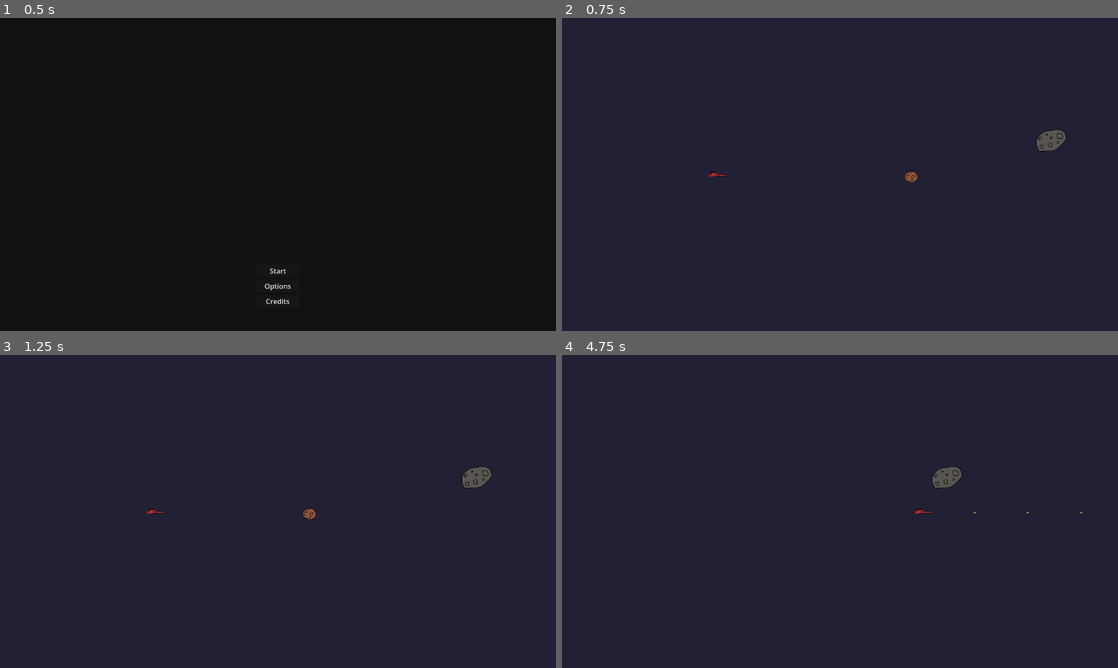
Above: before the commit, frames 1-4 (two rows, left to right).
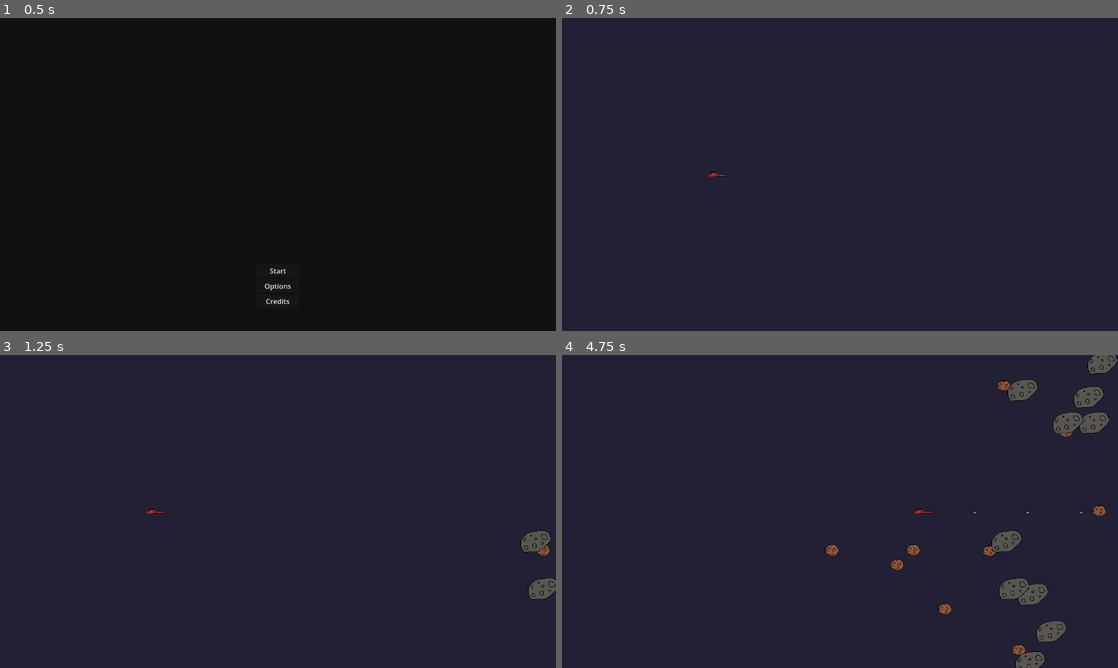
Above: after the commit, the same moments.

Repository: Chovz/mini-jam-203-flow
Game: Godot game, scene res://Scenes/Logic/game_manager.tscn
Same seed, same stepped clock (60 frames per second), same inputs: the game is played once before the commit and once after it.
Inputs:
- Up to frame 1 (0.5 s): no input
- Up to frame 2 (0.75 s): click "Start" at 0.5 s
- Up to frame 3 (1.25 s): no input
- Up to frame 4 (4.75 s): hold D (Move_Right) 1.28-2.03 s; hold J (Attack) 1.28-2.03 s; hold S (Move_Down) 2.03-2.78 s; tap J (Attack) at 2.1, 3.6 s; hold D (Move_Right) 2.78-3.53 s; hold J (Attack) 2.78-3.53 s; hold W (Move_Up) 3.53-4.28 s; hold A (Move_Left) from 4.28 s (still down); hold J (Attack) from 4.28 s (still down)

Frame 1 is identical in both runs. In frame 2, 0.3% of the frame differs, in the area x 61-91%, y 35-53%; in frame 3, 0.9%; in frame 4, 3.5%, in the area x 47-100%, y 0-100%.

Commit message:
Meteor generator implemented

Diff:
--- a/Scenes/Game/Levels/test_space.tscn
+++ b/Scenes/Game/Levels/test_space.tscn
@@ -1,8 +1,7 @@
 [gd_scene format=3 uid="uid://bi4ivceciskg3"]
 
 [ext_resource type="PackedScene" uid="uid://dopbjjntrfh5c" path="res://Scenes/Game/Player/space_ship.tscn" id="1_ofkt3"]
-[ext_resource type="PackedScene" uid="uid://bfwe5xhtdap06" path="res://Scenes/Game/Obstacles/small_meteor.tscn" id="2_okom5"]
-[ext_resource type="PackedScene" uid="uid://nx7fdeittyb2" path="res://Scenes/Game/Obstacles/extra_large_meteor.tscn" id="3_wuhso"]
+[ext_resource type="PackedScene" uid="uid://byswvchemdn4b" path="res://Scenes/Game/Obstacles/meteor_spawner.tscn" id="2_okom5"]
 
 [node name="TestSpace" type="Node2D" unique_id=247367067]
 
@@ -18,8 +17,6 @@
 [node name="CharacterBody2D" parent="." unique_id=2026670046 instance=ExtResource("1_ofkt3")]
 position = Vector2(-282, 0)
 
-[node name="small_meteor" parent="." unique_id=537986293 instance=ExtResource("2_okom5")]
-position = Vector2(196, 5)
-
-[node name="extra_large_meteor" parent="." unique_id=1027788667 instance=ExtResource("3_wuhso")]
-position = Vector2(498, -78)
+[node name="meteor_spawner" parent="." unique_id=646475727 instance=ExtResource("2_okom5")]
+position = Vector2(626, 2)
+time_between_spawns = 0.2
--- a/Scenes/Game/Obstacles/extra_large_meteor.tscn
+++ b/Scenes/Game/Obstacles/extra_large_meteor.tscn
@@ -43,5 +43,8 @@
 rotation = 1.5707964
 shape = SubResource("CapsuleShape2D_oc5wl")
 
+[node name="VisibleOnScreenNotifier2D" type="VisibleOnScreenNotifier2D" parent="." unique_id=962854966]
+
 [connection signal="area_entered" from="." to="." method="_on_meteor_damage_area_entered"]
 [connection signal="area_entered" from="BulletHitbox" to="." method="_on_bullet_hitbox_area_entered"]
+[connection signal="screen_exited" from="VisibleOnScreenNotifier2D" to="." method="_on_visible_on_screen_notifier_2d_screen_exited"]
--- /dev/null
+++ b/Scenes/Game/Obstacles/meteor_spawner.tscn
@@ -0,0 +1,19 @@
+[gd_scene format=3 uid="uid://byswvchemdn4b"]
+
+[ext_resource type="Script" uid="uid://pf1fvyg5iayc" path="res://Scripts/Game/Obstacles/meteor_spawner.gd" id="1_rxr4o"]
+
+[sub_resource type="RectangleShape2D" id="RectangleShape2D_rxr4o"]
+size = Vector2(10, 700)
+
+[node name="meteor_spawner" type="Area2D" unique_id=646475727]
+script = ExtResource("1_rxr4o")
+enabled = true
+time_between_spawns = 0.2
+extra_large_meteor_percentage = 50.0
+
+[node name="spawn_rate_timer" type="Timer" parent="." unique_id=76004506]
+
+[node name="spawn_area" type="CollisionShape2D" parent="." unique_id=1975869283]
+shape = SubResource("RectangleShape2D_rxr4o")
+
+[connection signal="timeout" from="spawn_rate_timer" to="." method="_on_spawn_rate_timer_timeout"]
--- a/Scenes/Game/Obstacles/small_meteor.tscn
+++ b/Scenes/Game/Obstacles/small_meteor.tscn
@@ -37,5 +37,8 @@
 [node name="MeteorBulletCollisionShape" type="CollisionShape2D" parent="BulletHitbox" unique_id=1555004645]
 shape = SubResource("CircleShape2D_lgj8q")
 
+[node name="VisibleOnScreenNotifier2D" type="VisibleOnScreenNotifier2D" parent="." unique_id=1883826943]
+
 [connection signal="area_entered" from="." to="." method="_on_meteor_damage_area_entered"]
 [connection signal="area_entered" from="BulletHitbox" to="." method="_on_bullet_hitbox_area_entered"]
+[connection signal="screen_exited" from="VisibleOnScreenNotifier2D" to="." method="_on_visible_on_screen_notifier_2d_screen_exited"]
--- a/Scripts/Game/Obstacles/extra_large_meteor.gd
+++ b/Scripts/Game/Obstacles/extra_large_meteor.gd
@@ -1,4 +1,4 @@
-extends meteor
+extends Meteor
 
 const METEOR_SPAWN_OFFSET = 10
 const LOWER_ANGLE_LIMIT = -0.5
@@ -14,7 +14,6 @@
 	health = health - damage
 
 	if health <= 0:
-		print("Spawn?")
 		var small_meteor_1 = Global.SMALL_METEOR.instantiate()
 		var small_meteor_2 = Global.SMALL_METEOR.instantiate()
 
@@ -29,3 +28,7 @@
 		get_tree().current_scene.add_child(small_meteor_2)
 
 		queue_free()
+
+
+func _on_visible_on_screen_notifier_2d_screen_exited():
+	queue_free()
--- a/Scripts/Game/Obstacles/meteor.gd
+++ b/Scripts/Game/Obstacles/meteor.gd
@@ -1,4 +1,4 @@
-class_name meteor extends Area2D
+class_name Meteor extends Area2D
 
 var speed = 2
 var health = 100
--- /dev/null
+++ b/Scripts/Game/Obstacles/meteor_spawner.gd
@@ -0,0 +1,49 @@
+extends Node2D
+
+@export var enabled : bool = false
+@export_range(0.01, 10.0, 0.01, "suffix:s") var time_between_spawns : float = 1.0
+
+@export var spawn_area : CollisionShape2D
+@onready var spawn_rate_timer = $spawn_rate_timer
+
+@export_subgroup("Enemy spawns")
+@export var small_meteor : bool = true
+@export var small_meteor_percentage : float = 100.0
+@export var extra_large_meteor : bool = true
+@export var extra_large_meteor_percentage : float = 10.0
+
+var rng = RandomNumberGenerator.new()
+
+func _ready():
+	spawn_rate_timer.wait_time = time_between_spawns
+	spawn_area = $spawn_area
+	if enabled:
+		spawn_rate_timer.start()
+
+func _on_spawn_rate_timer_timeout():
+		if enabled:# and Global.game_manager.spawn_enemies_enabled:
+			var meteor : Meteor = generate_random_meteor()
+			meteor.position = generate_random_position_in_spawner()
+			add_sibling(meteor)
+			#Global.game_manager.current_world_2d_scene.add_child(enemy)
+
+func generate_random_meteor() -> Meteor:
+	var randomNumber = rng.randf_range(0.0, 100.0)
+
+	var meteor : Meteor
+
+	if extra_large_meteor and randomNumber < extra_large_meteor_percentage:
+		meteor = Global.EXTRA_LARGE_METEOR.instantiate()
+		print("Large")
+	elif small_meteor and randomNumber < small_meteor_percentage:
+		meteor = Global.SMALL_METEOR.instantiate()
+		print("small")
+
+	return meteor
+
+func generate_random_position_in_spawner() -> Vector2:
+	var rect : Rect2 = spawn_area.shape.get_rect()
+	var x = randi_range(rect.position.x, rect.position.x + rect.size.x)
+	var y = randi_range(rect.position.y, rect.position.y + rect.size.y)
+	var rand_point = global_position + Vector2(x,y)
+	return rand_point
--- a/Scripts/Game/Obstacles/small_meteor.gd
+++ b/Scripts/Game/Obstacles/small_meteor.gd
@@ -1,5 +1,9 @@
-extends meteor
+extends Meteor
 
 func _ready():
 	speed = 3
 	health = 100
+
+
+func _on_visible_on_screen_notifier_2d_screen_exited():
+	queue_free()
--- a/Scripts/Logic/game_manager.gd
+++ b/Scripts/Logic/game_manager.gd
@@ -17,6 +17,7 @@
 var in_game_seconds_passed : int = 0
 var score : float = 0
 var timePassed : int = 0
+#var spawn_enemies_enabled : bool = true
 
 func _ready():
 	Global.game_manager = self
--- a/Scripts/Logic/global.gd
+++ b/Scripts/Logic/global.gd
@@ -13,6 +13,7 @@
 
 const BULLET = preload("res://Scenes/Game/Projectiles/bullet.tscn")
 const SMALL_METEOR = preload("res://Scenes/Game/Obstacles/small_meteor.tscn")
+const EXTRA_LARGE_METEOR = preload("res://Scenes/Game/Obstacles/extra_large_meteor.tscn")
 
 enum Direction
 {
Not shown, added: Scripts/Game/Obstacles/meteor_spawner.gd.uid
